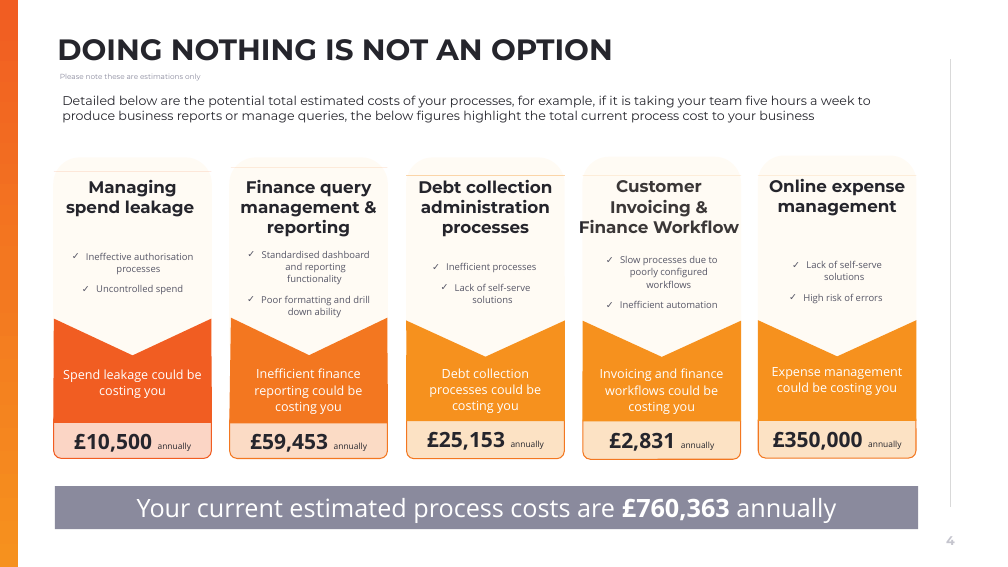
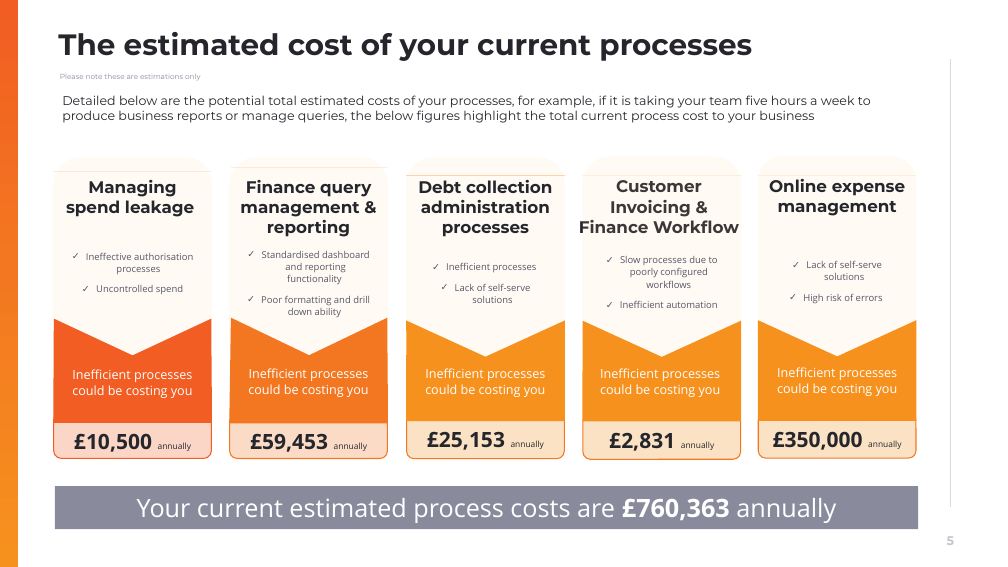
Before and after one commit to muratozdemirpiblo/ppt-api, a slide deck: slide 5 of output.pptx (slide 4 before the commit). Drawn at 1008x567 pixels with LibreOffice and Linux fonts; fonts in the diff are those of the drawing; background and template pictures are left out. Boxes give left, top, right and bottom in pixels: in the first picture for what was removed or moved away, otherwise in the second. Text is boxed around its words. In the diff, an @@ line names an element or a change of style, - is before the commit and + after.

```diff
--- a/output.pptx
+++ b/output.pptx
@@ title removed at (57, 39, 613, 61) @@
-DOING NOTHING IS NOT AN OPTION
@@ title added at (58, 32, 752, 61), 28 pt, text #25252C, bold @@
+The estimated cost of your current processes
@@ text at (72, 369, 193, 398): text changed @@
-Spend leakage could be costing you
+Inefficient processes could be costing you
@@ text at (248, 368, 369, 397): text changed @@
-Inefficient finance reporting could be costing you
+Inefficient processes could be costing you
@@ text at (425, 368, 546, 397): text changed @@
-Debt collection processes could be costing you
+Inefficient processes could be costing you
@@ text at (600, 368, 764, 411): text changed @@
-Invoicing and finance workflows could be costing you
+Inefficient processes could be costing you
@@ text at (777, 367, 898, 396): text changed @@
-Expense management could be costing you
+Inefficient processes could be costing you
@@ page number at (947, 536, 954, 545): text changed @@
-4
+5
```
Also in this commit, not shown: 5 other slides changed, 1 slide added, 2 other files.
